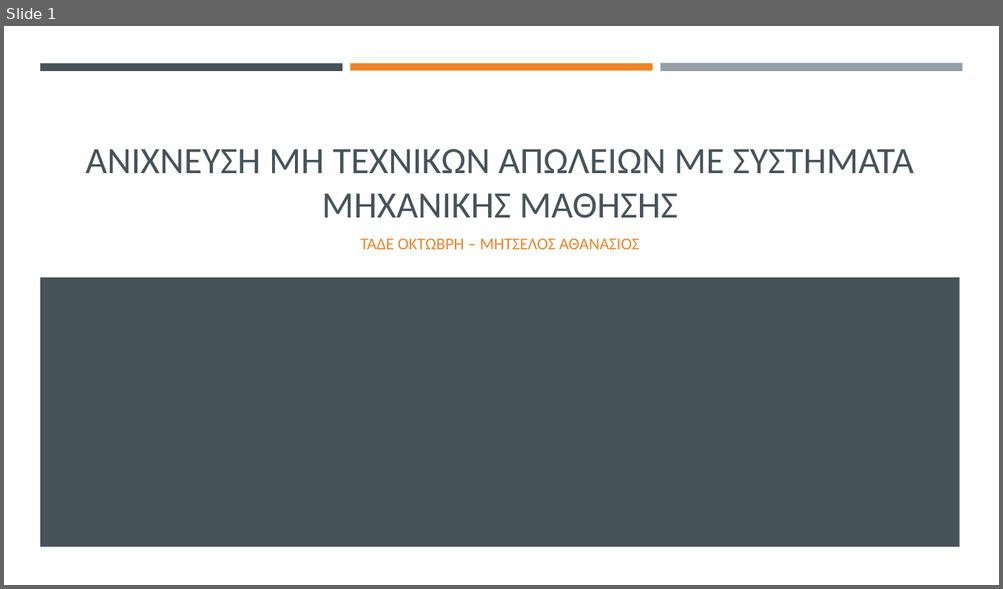
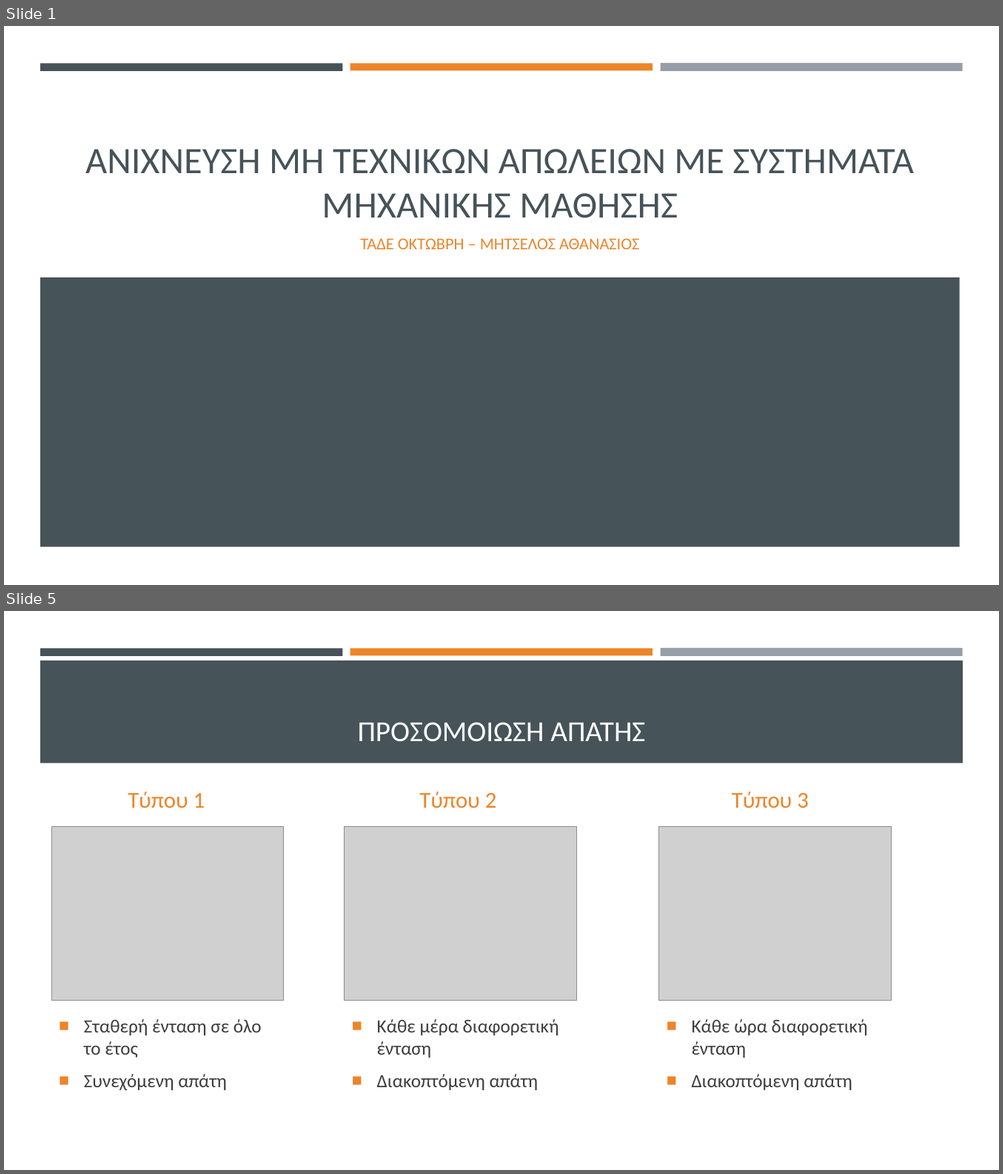
Before and after one commit to thanmitsel/Theft-detection, a slide deck: LateX/Presentation/Ανιχνευση μη τεχνικων απωλειων με συστηματα μηχανικης μαθησης.pptx. Shown one above the other, each under a label of ours: slide 1 before the commit, slides 1 and 5 after it; the slides between them are not shown. The pictures are 1003x589 and 1003x1174 pixels, drawn with LibreOffice and Linux fonts; fonts in the diff are those of the drawing; grey boxes stand for pictures. Boxes give left, top, right and bottom in pixels: in the first picture for what was removed or moved away, otherwise in the second. Text is boxed around its words. In the diff, an @@ line names an element or a change of style, - is before the commit and + after.

```diff
--- a/LateX/Presentation/Ανιχνευση μη τεχνικων απωλειων με συστηματα μηχανικης μαθησης.pptx
+++ b/LateX/Presentation/Ανιχνευση μη τεχνικων απωλειων με συστηματα μηχανικης μαθησης.pptx
@@ slide 5 added at <box>4,611,999,1170</box>, background #FFFFFF; not listed: 3 template elements that a slide beside it also shows @@
@@ rectangle added at <box>40,661,963,763</box>, fill #465359 @@
@@ title added at <box>358,722,645,742</box>, 28 pt, text #FFFFFF @@
+ΠΡΟΣΟΜΟΙΩΣΗ ΑΠΑΤΗΣ
@@ text added at <box>128,792,205,809</box>, 22 pt, text #ED8428 @@
+Τύπου 1
@@ text added at <box>419,792,497,809</box>, 22 pt, text #ED8428 @@
+Τύπου 2
@@ text added at <box>731,792,808,809</box>, 22 pt, text #ED8428 @@
+Τύπου 3
@@ picture added at <box>52,826,284,1000</box> @@
@@ picture added at <box>344,826,576,1000</box> @@
@@ picture added at <box>659,826,891,1000</box> @@
@@ text added at <box>84,1019,262,1058</box>, 18 pt, text #3D3D3D @@
+■ Σταθερή ένταση σε όλο το έτος
+■ Συνεχόμενη απάτη
@@ text added at <box>377,1019,559,1091</box>, 18 pt, text #3D3D3D @@
+■ Κάθε μέρα διαφορετική ένταση
+■ Διακοπτόμενη απάτη
@@ text added at <box>691,1019,868,1091</box>, 18 pt, text #3D3D3D @@
+■ Κάθε ώρα διαφορετική ένταση
+■ Διακοπτόμενη απάτη
```
Also in this commit, not shown: 11 slides changed, 3 other slides added, 21 other files.
